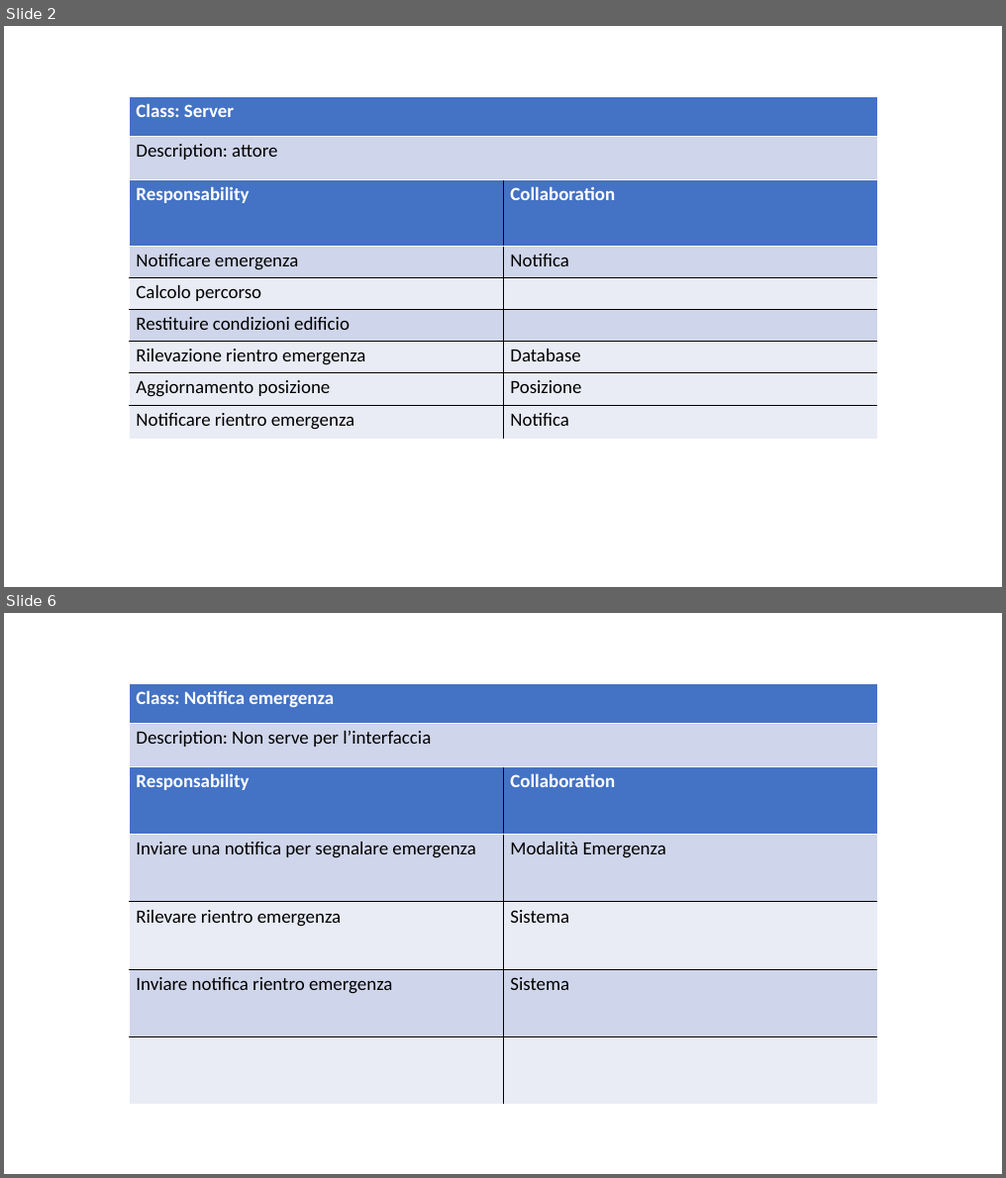
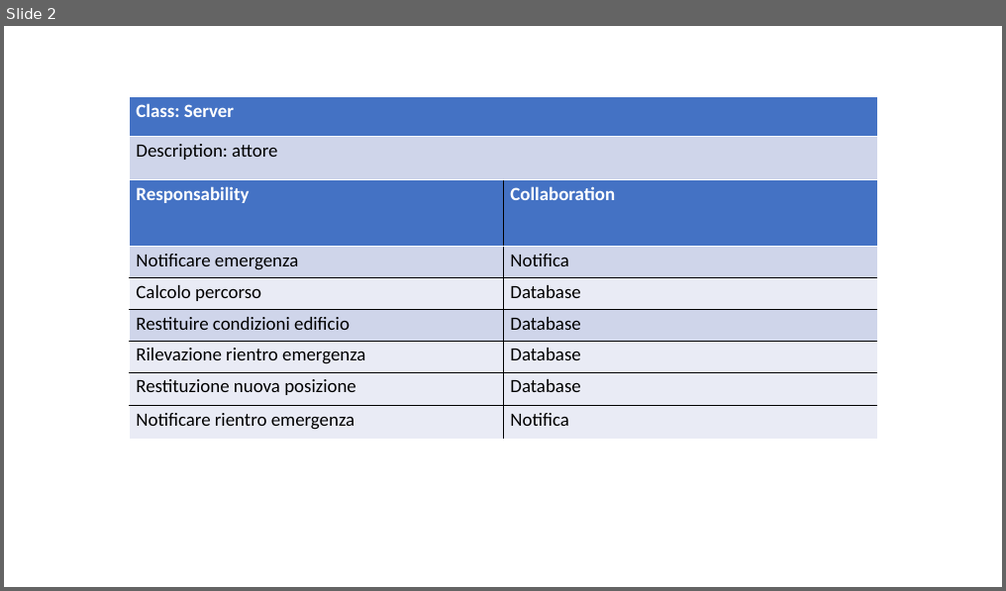
Before and after one commit to ecorradini/ProgettoIDS, a slide deck: AnalisiRequisiti/CRC/UT4/CRC_UT4.ppt. Shown one above the other, each under a label of ours: slides 2 and 6 before the commit, slide 2 after it; the slides between them are not shown. The pictures are 1006x1178 and 1006x591 pixels, drawn with LibreOffice and Linux fonts; fonts in the diff are those of the drawing. Boxes give left, top, right and bottom in pixels: in the first picture for what was removed or moved away, otherwise in the second. Text is boxed around its words. In the diff, an @@ line names an element or a change of style, - is before the commit and + after.

```diff
--- a/AnalisiRequisiti/CRC/UT4/CRC_UT4.ppt
+++ b/AnalisiRequisiti/CRC/UT4/CRC_UT4.ppt
@@ slide 6 removed at [4,613,1002,1174], background #FFFFFF @@
@@ table removed at [129,683,877,767], 2 rows, 1 columns @@
-Class: Notifica emergenza
-Description: Non serve per l’interfaccia
@@ table removed at [129,766,877,1104], 5 rows, 2 columns @@
-Responsability | Collaboration
-Inviare una notifica per segnalare emergenza | Modalità Emergenza
-Rilevare rientro emergenza | Sistema
-Inviare notifica rientro emergenza | Sistema
- | 
@@ slide 2 changed as well @@
@@ table at [129,179,877,438] @@
-row 3, column 2: 
+row 3, column 2: Database
-row 4, column 2: 
+row 4, column 2: Database
-row 6, column 1: Aggiornamento posizione
+row 6, column 1: Restituzione nuova posizione
-row 6, column 2: Posizione
+row 6, column 2: Database
@@ line spacing 0.96 to 0.94 @@
@@ borders changed @@
```
Also in this commit, not shown: 3 other slides changed, 6 slides added, 7 other slides removed.
